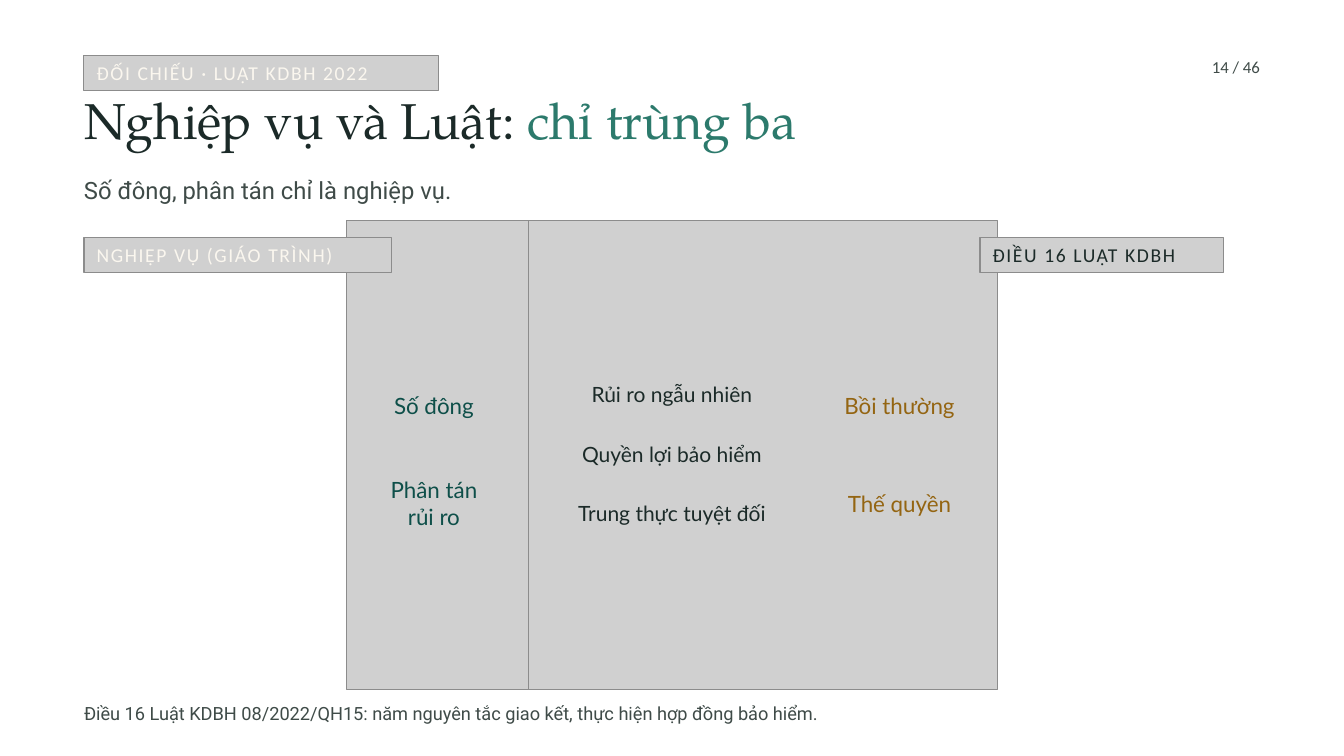
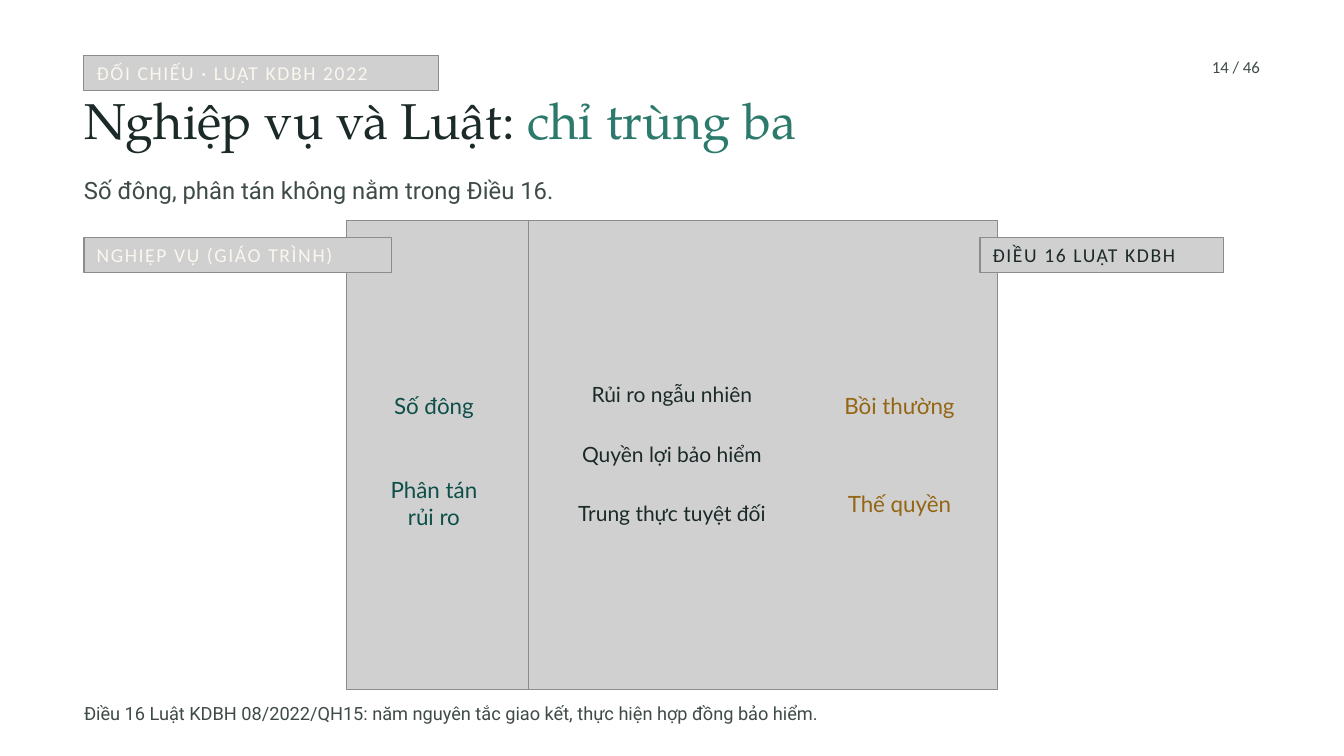
Before and after one commit to tranquanghaofake-dotcom/Law, a slide deck: slide 14 of docs/bai/ch3-bao-hiem-thuong-mai/bao-hiem-thuong-mai.pptx. Drawn at 1344x756 pixels with LibreOffice and Linux fonts; fonts in the diff are those of the drawing; grey boxes stand for pictures; background and template pictures are left out. Boxes give left, top, right and bottom in pixels: in the first picture for what was removed or moved away, otherwise in the second. Text is boxed around its words. In the diff, an @@ line names an element or a change of style, - is before the commit and + after.

```diff
--- a/docs/bai/ch3-bao-hiem-thuong-mai/bao-hiem-thuong-mai.pptx
+++ b/docs/bai/ch3-bao-hiem-thuong-mai/bao-hiem-thuong-mai.pptx
@@ text at (84, 179, 553, 204): text changed @@
-Số đông, phân tán chỉ là nghiệp vụ.
+Số đông, phân tán không nằm trong Điều 16.
```
Also in this commit, not shown: 19 other slides changed, 6 other files.
